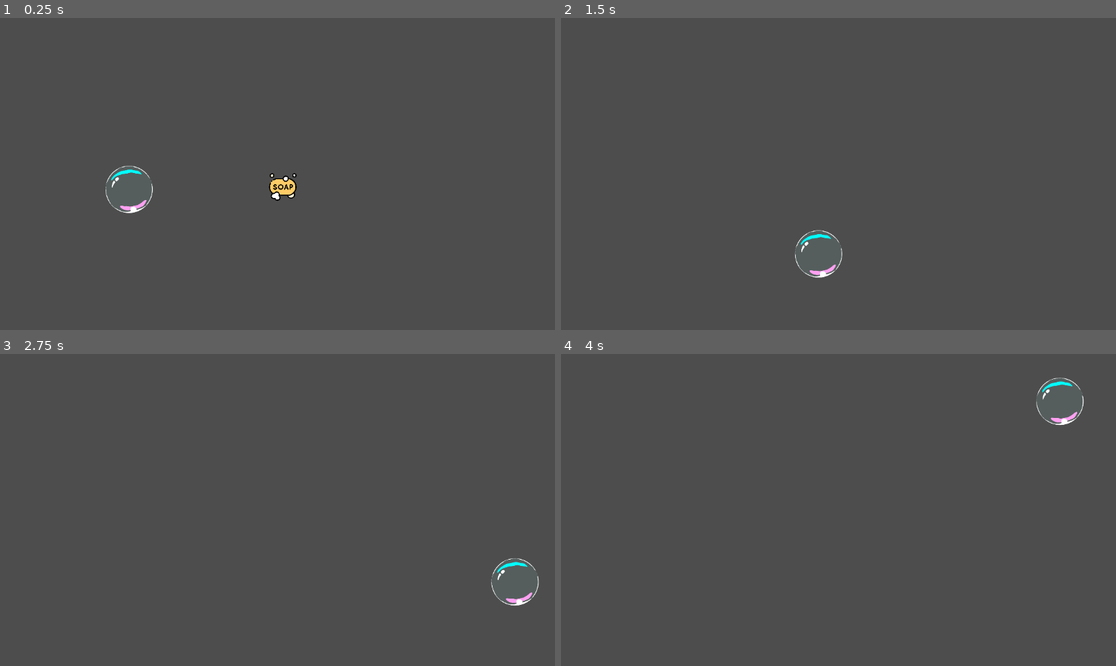
Above: before the commit, frames 1-4 (two rows, left to right).
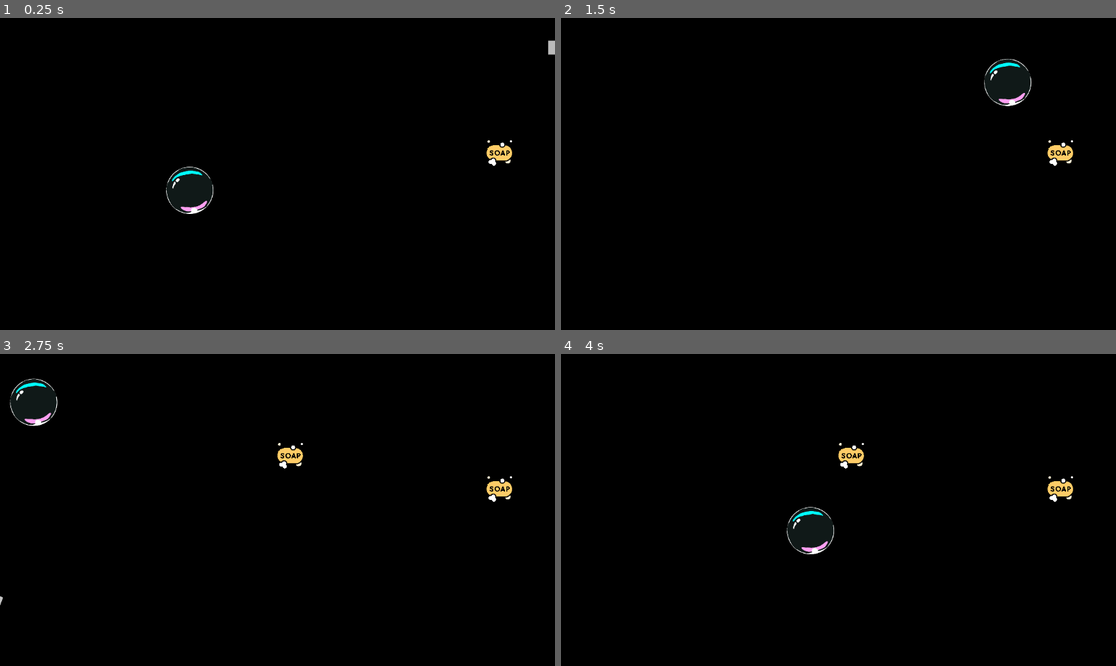
Above: after the commit, the same moments.

Repository: kickflip-games/ggj25
Game: Godot game, scene res://main.tscn
Same seed, same stepped clock (60 frames per second), same inputs: the game is played once before the commit and once after it. Before the commit the project starts from res://test_scene.tscn.
Inputs:
- Up to frame 1 (0.25 s): no input
- Up to frame 2 (1.5 s): tap Enter at 0.5 s; tap Space at 0.77 s
- Up to frame 3 (2.75 s): tap Space at 1.52 s
- Up to frame 4 (4 s): tap Space at 3.02, 3.77 s

The runs differ from the first frame. In frame 1, 100% of the frame differs, in the area x 0-100%, y 0-100%; in frame 2, 100%; in frame 3, 100%; in frame 4, 100%.

Commit message:
add spawner

Diff:
--- /dev/null
+++ b/Entities/Enemy/HurtArea.tscn
@@ -0,0 +1,14 @@
+[gd_scene load_steps=3 format=3 uid="uid://lq3iq80fj87f"]
+
+[ext_resource type="Script" path="res://Entities/Enemy/hurt_area.gd" id="1_avda0"]
+
+[sub_resource type="CircleShape2D" id="CircleShape2D_tc471"]
+radius = 21.0238
+
+[node name="HurtArea" type="Area2D"]
+script = ExtResource("1_avda0")
+
+[node name="CollisionShape2D" type="CollisionShape2D" parent="."]
+shape = SubResource("CircleShape2D_tc471")
+
+[connection signal="body_entered" from="." to="." method="_on_body_entered"]
--- /dev/null
+++ b/Entities/Enemy/enemy.gd
@@ -0,0 +1,39 @@
+extends Node2D
+
+enum EnemyType{
+	STATIC,
+	ARROW,
+	BOUNCER
+}
+
+@onready var sprite = $Sprite2D
+@onready var hurt_area = $HurtArea
+
+@export var enemy_type:EnemyType
+
+
+
+func _ready():
+	hurt_area.collision_occured.connect(die)
+
+
+
+
+func die():
+	hurt_area.queue_free()
+	var tween = create_tween()
+		# Flash the sprite 3 times
+	for i in range(3):
+		# Fade out
+		tween.tween_property(sprite, "modulate:a", 0.2, 0.1)
+		tween.tween_property(sprite, "modulate:a", 1.0, 0.1)
+
+	# After flashing, fade away
+	tween.tween_property(sprite, "modulate:a", 0.0, 0.5)
+
+	# Optional: rotate and scale down for added effect
+	tween.parallel().tween_property(sprite, "rotation", PI/2, 0.5)
+	tween.parallel().tween_property(sprite, "scale", Vector2.ZERO, 0.5)
+
+	# Connect to the tween's finished signal to queue_free
+	tween.connect("finished", queue_free)
--- /dev/null
+++ b/Entities/Enemy/enemy.tscn
@@ -0,0 +1,14 @@
+[gd_scene load_steps=4 format=3 uid="uid://dqqaa3k8s5jx7"]
+
+[ext_resource type="Script" path="res://Entities/Enemy/enemy.gd" id="1_86qvl"]
+[ext_resource type="PackedScene" uid="uid://lq3iq80fj87f" path="res://Entities/Enemy/HurtArea.tscn" id="2_2ch2y"]
+[ext_resource type="Texture2D" uid="uid://ngfk18cd58br" path="res://Art/square.png" id="3_e43mg"]
+
+[node name="Enemy" type="Node2D"]
+script = ExtResource("1_86qvl")
+
+[node name="HurtArea" parent="." instance=ExtResource("2_2ch2y")]
+
+[node name="Sprite2D" type="Sprite2D" parent="."]
+scale = Vector2(0.14, 0.14)
+texture = ExtResource("3_e43mg")
--- /dev/null
+++ b/Entities/Enemy/hurt_area.gd
@@ -0,0 +1,9 @@
+extends Area2D
+
+
+signal collision_occured
+
+func _on_body_entered(body):
+	if body is Player:
+		body.take_damage()
+	collision_occured.emit()
--- a/Entities/Pickup/pipckup.gd
+++ b/Entities/Pickup/pipckup.gd
@@ -1,12 +1,10 @@
 extends Area2D
 
-# Called when the node enters the scene tree for the first time.
-func _ready() -> void:
-	pass
-
-# Called every frame. 'delta' is the elapsed time since the previous frame.
-func _process(delta: float) -> void:
-	pass
+@onready var sprite = $Sprite2D
 
 func _on_body_entered(body: Node2D) -> void:
-	self.queue_free()
+	if body is Player:
+		var tween = create_tween().set_parallel(true)
+		tween.tween_property(sprite, "scale", sprite.scale*2, 0.3)
+		tween.tween_property(sprite, "modulate:a", 0,0.3)
+		tween.finished.connect(queue_free)
--- a/Entities/Player/player.gd
+++ b/Entities/Player/player.gd
@@ -1,15 +1,24 @@
+class_name Player
 extends CharacterBody2D
 
-const SPEED: float = 500.0
+@export var SPEED: float = 500.0
+@export var damage_cooldown_time:float = 1
 
 var Direction := {
 	0: Vector2(1, 0), # Right
 	1: Vector2(0, 1), # Down
 	2: Vector2(-1, 0), # Left
-	3: Vector2(0, -1) # Up
+	3: Vector2(0, -1), # Up
+	-1: Vector2.ZERO
 }
 var curr_dir: int # Current direction
 
+var hp:int = 3
+var _can_take_damage:bool=true
+
+
+@onready var collision_shape:= $CollisionShape2D
+@onready var sprite:=$Sprite2D
 
 func _ready() -> void:
 	curr_dir = 0
@@ -33,3 +42,49 @@
 # Hacky way to bounce off a surface, should be changed
 func _environment_change_direction() -> void:
 	curr_dir = (curr_dir + 2 ) % 4
+
+
+func take_damage():
+	if not _can_take_damage:
+		return
+	hp -= 1
+
+	if hp <= 0:
+		die()
+	else:
+		var tween = create_flash_tween()
+		tween.finished.connect( func(): _can_take_damage = true)
+
+
+func create_flash_tween():
+	var tween = create_tween()
+	for i in range(3):
+		# Fade out
+		tween.tween_property(sprite, "modulate:a", 0.1, 0.1)
+		tween.tween_property(sprite, "modulate:a", 1.0, 0.1)
+	return tween
+
+
+
+func die():
+	# Disable player input and collision
+	set_process_input(false)
+	set_physics_process(false)
+	collision_shape.set_deferred("disabled", true)
+
+	# Create a new Tween
+	var tween = create_flash_tween()
+	# After flashing, fade away
+	tween.tween_property(sprite, "modulate:a", 0.0, 0.5)
+
+	# Optional: rotate and scale down for added effect
+	tween.parallel().tween_property(sprite, "rotation", PI/2, 0.5)
+	tween.parallel().tween_property(sprite, "scale", Vector2.ZERO, 0.5)
+
+	# Connect to the tween's finished signal to queue_free the player
+	tween.finished.connect(func():get_tree().reload_current_scene())
+
+	# You might want to emit a signal here to inform other parts of your game
+	# emit_signal("player_died")
+
+	# restart
--- a/Entities/Player/player.tscn
+++ b/Entities/Player/player.tscn
@@ -1,12 +1,13 @@
 [gd_scene load_steps=4 format=3 uid="uid://brqlxi1h6j658"]
 
-[ext_resource type="Script" uid="uid://45u25v1x5xfu" path="res://Entities/Player/player.gd" id="1_gb1tc"]
+[ext_resource type="Script" path="res://Entities/Player/player.gd" id="1_gb1tc"]
 [ext_resource type="Texture2D" uid="uid://d2m0vvx8c3ebt" path="res://Art/prototype_bubble.png" id="1_tcnsb"]
 
 [sub_resource type="CircleShape2D" id="CircleShape2D_gb1tc"]
 
 [node name="Player" type="CharacterBody2D"]
 script = ExtResource("1_gb1tc")
+SPEED = 1000.0
 
 [node name="CollisionShape2D" type="CollisionShape2D" parent="."]
 scale = Vector2(5, 5)
--- /dev/null
+++ b/Entities/Spawner/spawner.gd
@@ -0,0 +1,64 @@
+extends Area2D
+
+@export var pickup_scene: PackedScene
+@export var enemy_scene: PackedScene
+@export var spawn_interval: float = 2.0
+@export var max_pickups: int = 5
+@export var max_enemies:int = 3
+
+@onready var collider := $CollisionShape2D
+@onready var pickup_timer := $PickupTimer
+@onready var enemy_timer := $EnemyTimer
+
+# TODO: later, change this to enemy_waves
+# waves can be something like (5 static enemies, 1 second apart), (2 static, 2 arrow enemies, 0 seconds apart)
+# etc...
+
+
+var _active_pickups: Array[Node2D] = []
+var _active_enemies: Array[Node2D] = []
+
+func _ready() -> void:
+
+	_spawn_entity(pickup_scene, _active_pickups, max_pickups)
+	pickup_timer.wait_time = spawn_interval
+	pickup_timer.start()
+	pickup_timer.timeout.connect(func():_spawn_entity(pickup_scene, _active_pickups, max_pickups))
+
+	_spawn_entity(enemy_scene, _active_enemies, max_enemies)
+	enemy_timer.wait_time = spawn_interval
+	enemy_timer.start()
+	enemy_timer.timeout.connect(func():_spawn_entity(enemy_scene, _active_enemies, max_enemies))
+
+func _spawn_entity(packed_scene:PackedScene, current_list:Array[Node2D], max_amount:int) -> void:
+	if packed_scene and current_list.size() < max_amount:
+		var _instance = packed_scene.instantiate()
+		add_child(_instance)
+
+
+			# Get the RectangleShape2D
+		var rectangle_shape = collider.shape as RectangleShape2D
+		if not rectangle_shape:
+			push_error("CollisionShape2D does not have a RectangleShape2D")
+			return
+
+		# Calculate spawn position
+		var extents = rectangle_shape.extents
+		var spawn_position = Vector2(
+			randf_range(-extents.x, extents.x),
+			randf_range(-extents.y, extents.y)
+		)
+
+		# Apply the collision shape's position offset
+		spawn_position += collider.position
+
+
+		_instance.position = spawn_position
+
+		current_list.append(_instance)
+		_instance.tree_exiting.connect(_on_instance_removed.bind(_instance, current_list))
+
+		#print("Pickup spawned! Total: ", _active_pickups.size(), " Position: ", pickup_instance.position)
+
+func _on_instance_removed(instance: Node2D,scene_list:Array[Node2D]) -> void:
+	scene_list.erase(instance)
--- /dev/null
+++ b/Entities/Spawner/spawner.tscn
@@ -0,0 +1,23 @@
+[gd_scene load_steps=5 format=3 uid="uid://cc81r7ciyn7gv"]
+
+[ext_resource type="Script" path="res://Entities/Spawner/spawner.gd" id="1_ycmp0"]
+[ext_resource type="PackedScene" uid="uid://vadgf0jnph44" path="res://Entities/Pickup/pipckup.tscn" id="2_fgxaw"]
+[ext_resource type="PackedScene" uid="uid://dqqaa3k8s5jx7" path="res://Entities/Enemy/enemy.tscn" id="3_geb5j"]
+
+[sub_resource type="RectangleShape2D" id="RectangleShape2D_4ocvq"]
+size = Vector2(1166, 660)
+
+[node name="Spawner" type="Area2D"]
+script = ExtResource("1_ycmp0")
+pickup_scene = ExtResource("2_fgxaw")
+enemy_scene = ExtResource("3_geb5j")
+
+[node name="CollisionShape2D" type="CollisionShape2D" parent="."]
+position = Vector2(330.5, 176)
+shape = SubResource("RectangleShape2D_4ocvq")
+
+[node name="PickupTimer" type="Timer" parent="."]
+
+[node name="EnemyTimer" type="Timer" parent="."]
+
+[connection signal="timeout" from="PickupTimer" to="." method="_on_pickup_timer_timeout"]
--- a/main.tscn
+++ b/main.tscn
@@ -1,7 +1,7 @@
 [gd_scene load_steps=5 format=3 uid="uid://cwppfyu0kwj2h"]
 
 [ext_resource type="PackedScene" uid="uid://brqlxi1h6j658" path="res://Entities/Player/player.tscn" id="1_uhqqe"]
-[ext_resource type="PackedScene" uid="uid://vadgf0jnph44" path="res://Entities/Pickup/pipckup.tscn" id="2_ia1lp"]
+[ext_resource type="PackedScene" uid="uid://cc81r7ciyn7gv" path="res://Entities/Spawner/spawner.tscn" id="3_a5gx5"]
 
 [sub_resource type="RectangleShape2D" id="RectangleShape2D_uhqqe"]
 size = Vector2(11.25, 645.906)
@@ -33,5 +33,15 @@
 position = Vector2(577, 652)
 shape = SubResource("RectangleShape2D_ia1lp")
 
-[node name="Pick-up" parent="." instance=ExtResource("2_ia1lp")]
-position = Vector2(587, 351)
+[node name="Spawner" parent="." instance=ExtResource("3_a5gx5")]
+show_behind_parent = true
+top_level = true
+
+[node name="CollisionShape2D" parent="Spawner" index="0"]
+position = Vector2(573, 320)
+debug_color = Color(0.439216, 0.572549, 0.494118, 0.215686)
+
+[node name="Camera2D" type="Camera2D" parent="."]
+position = Vector2(575, 322)
+
+[editable path="Spawner"]
--- a/project.godot
+++ b/project.godot
@@ -10,12 +10,13 @@
 
 [application]
 
-config/name="global_game_jam_2025"
+config/name="ggj25"
 config/version="4.3"
-run/main_scene="res://test_scene.tscn"
+run/main_scene="res://main.tscn"
 config/features=PackedStringArray("4.3", "GL Compatibility")
 
 [rendering]
 
 renderer/rendering_method="gl_compatibility"
 renderer/rendering_method.mobile="gl_compatibility"
+environment/defaults/default_clear_color=Color(0.00163201, 0.000994491, 0.000240683, 1)
--- a/test_scene.tscn
+++ /dev/null
@@ -1,37 +0,0 @@
-[gd_scene load_steps=5 format=3 uid="uid://cwppfyu0kwj2h"]
-
-[ext_resource type="PackedScene" uid="uid://brqlxi1h6j658" path="res://Entities/Player/player.tscn" id="1_uhqqe"]
-[ext_resource type="PackedScene" uid="uid://vadgf0jnph44" path="res://Entities/Pickup/pipckup.tscn" id="2_ia1lp"]
-
-[sub_resource type="RectangleShape2D" id="RectangleShape2D_uhqqe"]
-size = Vector2(11.25, 645.906)
-
-[sub_resource type="RectangleShape2D" id="RectangleShape2D_ia1lp"]
-size = Vector2(1152, 11)
-
-[node name="TestScene" type="Node2D"]
-
-[node name="Player" parent="." instance=ExtResource("1_uhqqe")]
-position = Vector2(143, 356)
-
-[node name="GameBounds" type="StaticBody2D" parent="."]
-position = Vector2(-1, 2)
-
-[node name="CollisionShape2D" type="CollisionShape2D" parent="GameBounds"]
-position = Vector2(-4.375, 324.047)
-shape = SubResource("RectangleShape2D_uhqqe")
-
-[node name="CollisionShape2D2" type="CollisionShape2D" parent="GameBounds"]
-position = Vector2(1159, 321.906)
-shape = SubResource("RectangleShape2D_uhqqe")
-
-[node name="CollisionShape2D3" type="CollisionShape2D" parent="GameBounds"]
-position = Vector2(577, -7.5)
-shape = SubResource("RectangleShape2D_ia1lp")
-
-[node name="CollisionShape2D4" type="CollisionShape2D" parent="GameBounds"]
-position = Vector2(577, 652)
-shape = SubResource("RectangleShape2D_ia1lp")
-
-[node name="Pick-up" parent="." instance=ExtResource("2_ia1lp")]
-position = Vector2(587, 351)
Not shown: 1 places in Entities/Pickup/pipckup.tscn that only renumber resources
